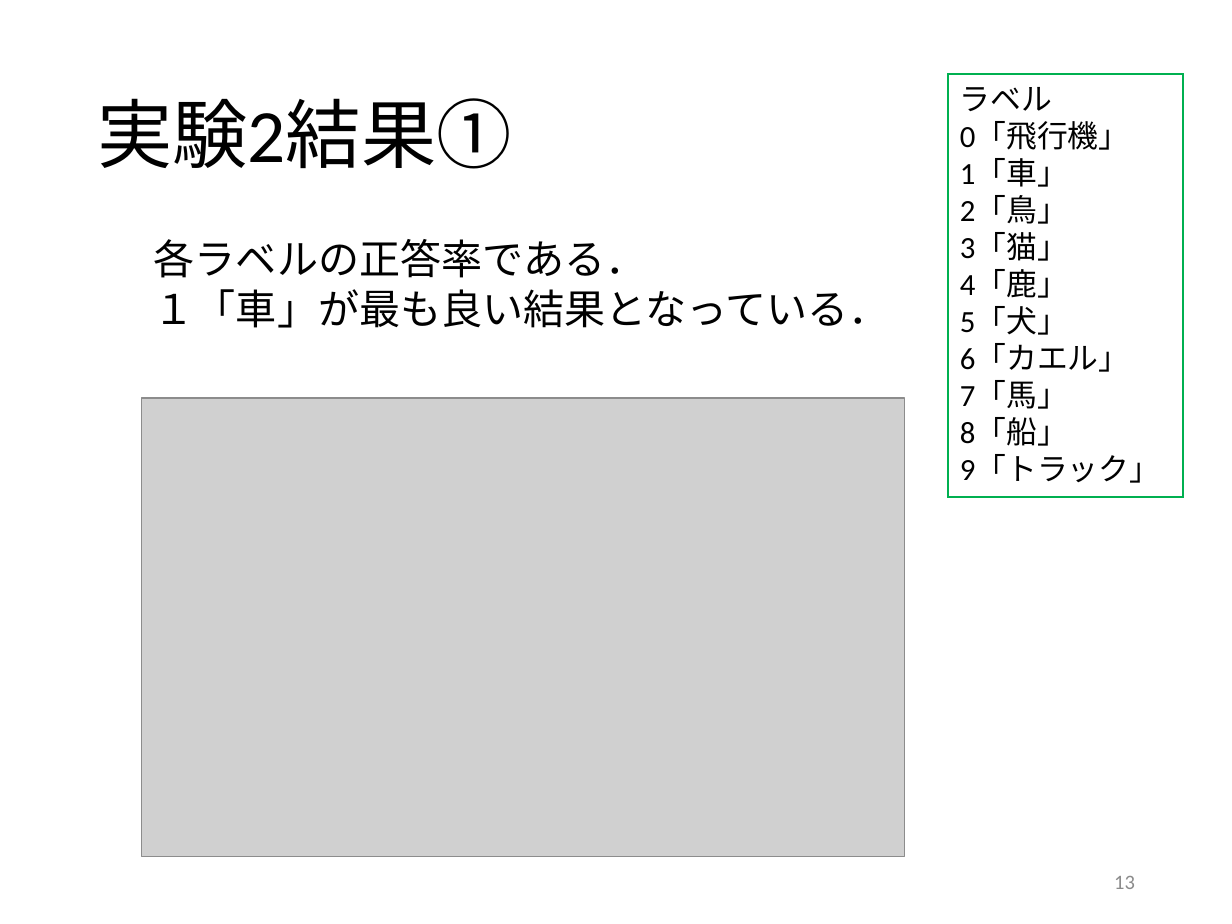
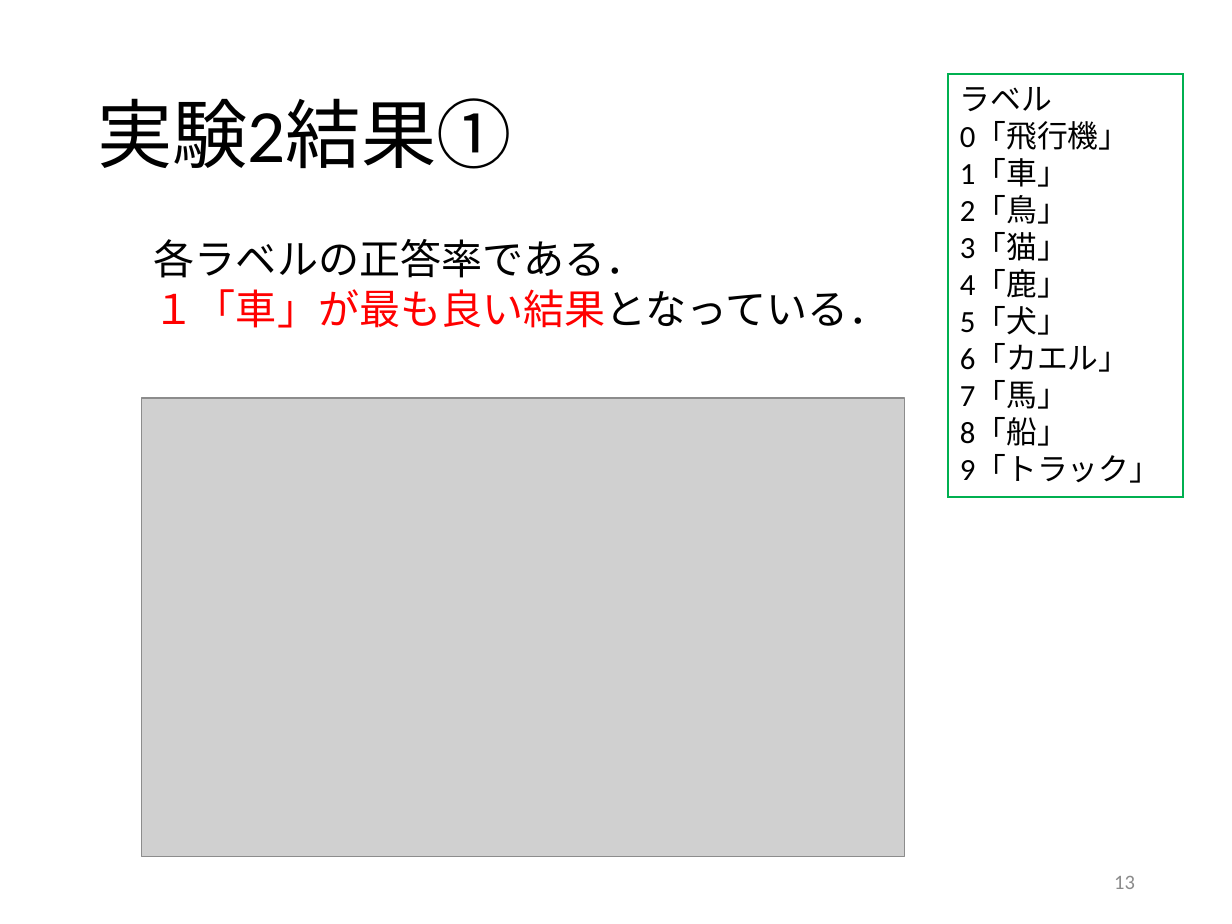
Before and after one commit to kait-takanolab/1821005-yoshioka-thesis, a slide deck: slide 13 of 卒研発表/卒論発表0119.pptx. Drawn at 1232x924 pixels with LibreOffice and Linux fonts; fonts in the diff are those of the drawing; grey boxes stand for pictures. Boxes give left, top, right and bottom in pixels: in the first picture for what was removed or moved away, otherwise in the second. Text is boxed around its words. In the diff, an @@ line names an element or a change of style, - is before the commit and + after.

```diff
--- a/卒研発表/卒論発表0119.pptx
+++ b/卒研発表/卒論発表0119.pptx
@@ text at [154,289,890,328]: text colour #000000 to #FF0000 in "１「車」が最も良い結果となっている．" @@
```
Also in this commit, not shown: 7 other slides changed, 1 slide added.
